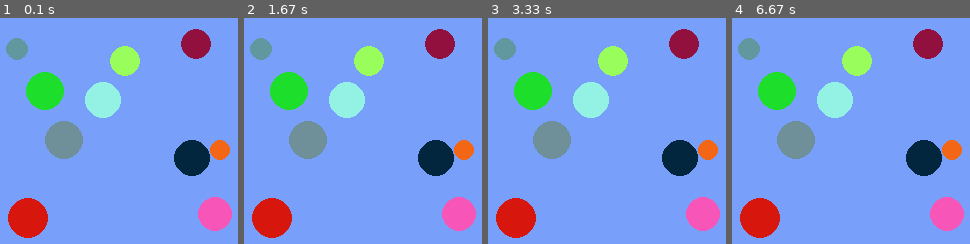
Above: before the commit, frames 1-4 (left to right).
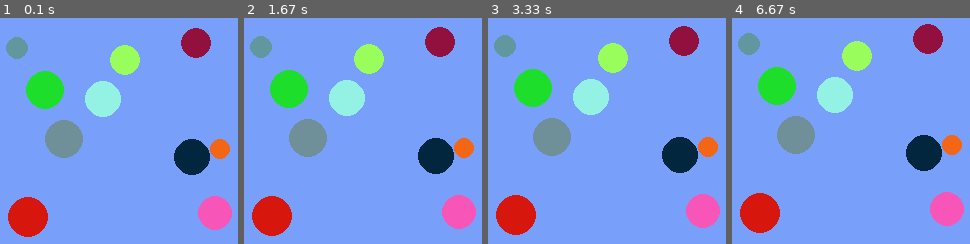
Above: after the commit, the same moments.

Repository: maciejbac/pyGame
Game: pygame game, started from pyGame.py
Two runs of this game, one before a commit and one after it. Both use one fixed random seed, a clock stepped at 60 frames per second and the inputs below.
Inputs:
- Up to frame 1 (0.1 s): no input
- Up to frame 2 (1.67 s): no input
- Up to frame 3 (3.33 s): no input
- Up to frame 4 (6.67 s): no input

The runs differ from the first frame. In frame 1, 1.2% of the frame differs, in the area x 2-98%, y 4-98%; in frame 2, 2.4%; in frame 3, 3.6%; in frame 4, 6.0%, in the area x 2-98%, y 2-98%.

Commit message:
added circle movement

Diff:
--- a/pyGame.py
+++ b/pyGame.py
@@ -1,5 +1,6 @@
 import pygame
 import random
+import math
 
 BLUE = (0, 0, 255)
 RED = (255, 0, 0)
@@ -16,13 +17,18 @@
 		self.size = size
 		self.colour = (random.randint(0, 255), random.randint(0, 255), random.randint(0, 255))
 		self.thickness = 50
+		self.speed = 0.01
+		self.angle = 0
 
 	def display(self):
 		pygame.draw.circle(screen, self.colour, (self.x, self.y), self.size, self.thickness)
 
+	def move(self):
+		self.x += math.sin(self.angle) * self.speed
+		self.y -= math.cos(self.angle) * self.speed
+
 
 screen = pygame.display.set_mode((width, height))
-screen.fill(background_color)
 
 particle_count = 10
 my_particles = []
@@ -33,12 +39,14 @@
 	y = random.randint(size, height - size)
 	my_particles.append(Particle(x, y, size))
 
-for particle in my_particles:
-	particle.display()
-
-pygame.display.flip()
-
 while running:
 	for event in pygame.event.get():
 		if event.type == pygame.QUIT:
 			running = False
+
+	screen.fill(background_color)
+	for particle in my_particles:
+		particle.move()
+		particle.display()
+
+	pygame.display.flip()
